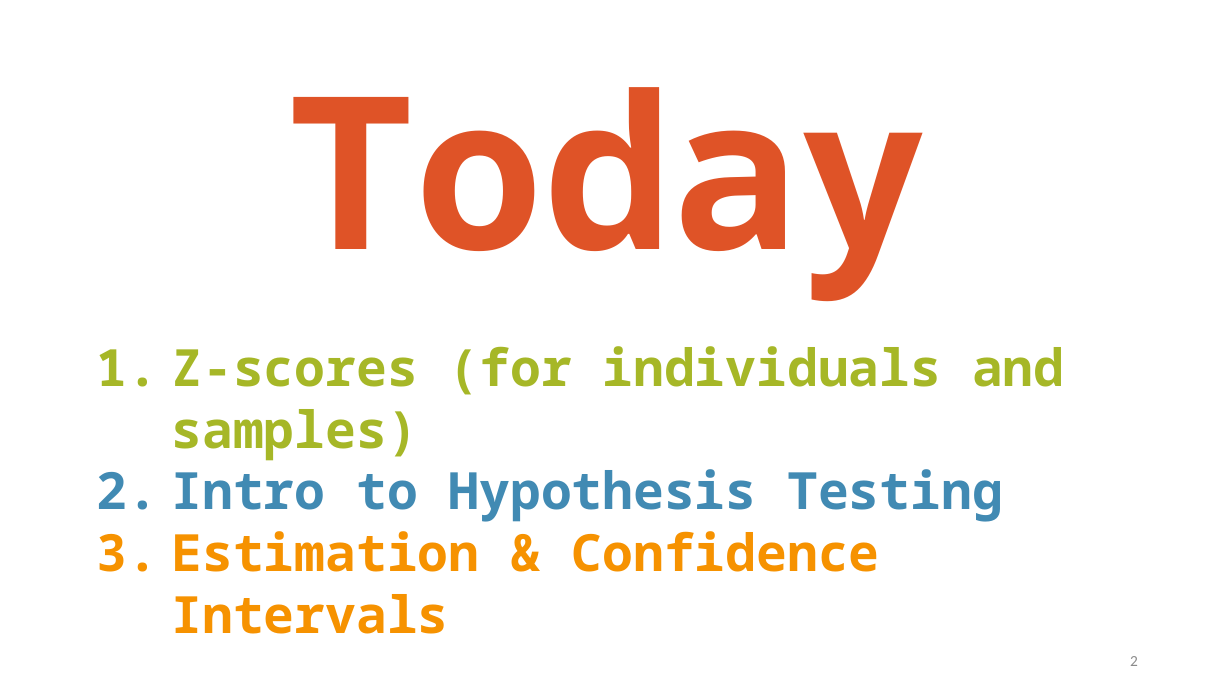
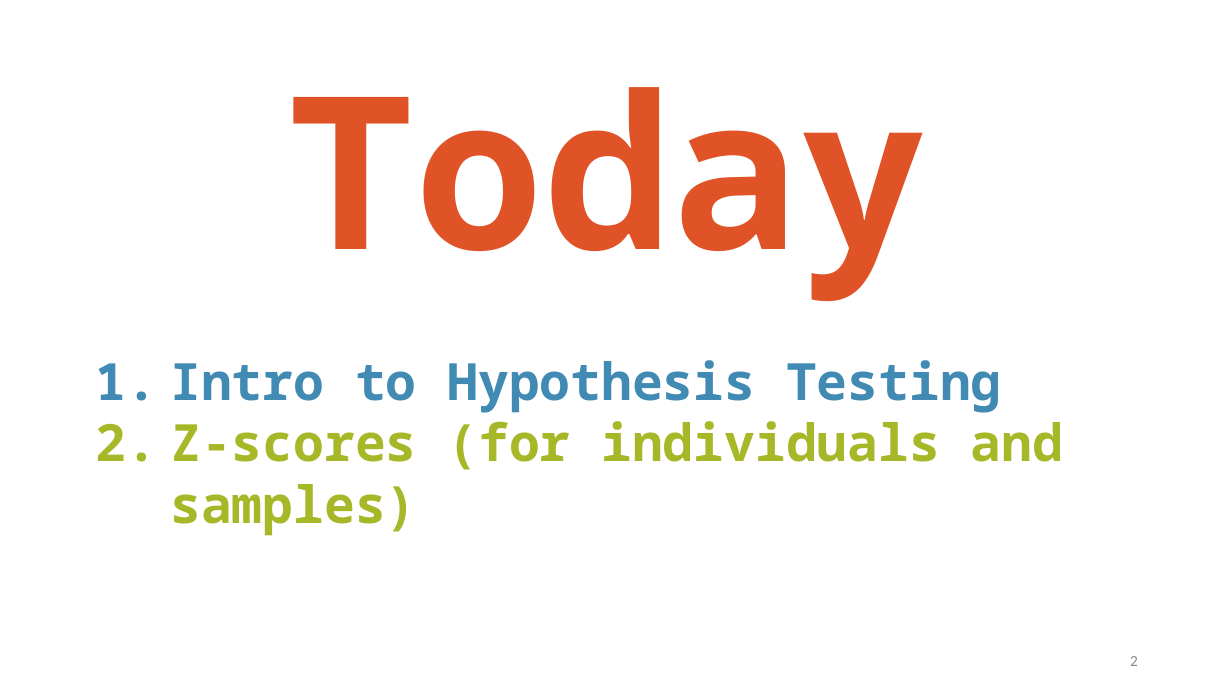
Before and after one commit to TysonStanley/EDU-6050, a slide deck: slide 2 of Slides/04_EDUC_6050_2018.pptx. Drawn at 1232x693 pixels with LibreOffice and Linux fonts; fonts in the diff are those of the drawing. Boxes give left, top, right and bottom in pixels: in the first picture for what was removed or moved away, otherwise in the second. Text is boxed around its words. In the diff, an @@ line names an element or a change of style, - is before the commit and + after.

```diff
--- a/Slides/04_EDUC_6050_2018.pptx
+++ b/Slides/04_EDUC_6050_2018.pptx
@@ text "Intro to Hypothesis Testing" moved from (x1=172, y1=346, x2=1064, y2=572) to (x1=170, y1=360, x2=1063, y2=536) @@
@@ text at (x1=170, y1=360, x2=1002, y2=413): paragraph added @@
+1. Intro to Hypothesis Testing
@@ text at (x1=172, y1=469, x2=1003, y2=572): paragraphs removed @@
-2. Intro to Hypothesis Testing
-3. Estimation & Confidence Intervals
```
Also in this commit, not shown: 1 other slide changed, 1 other file.
